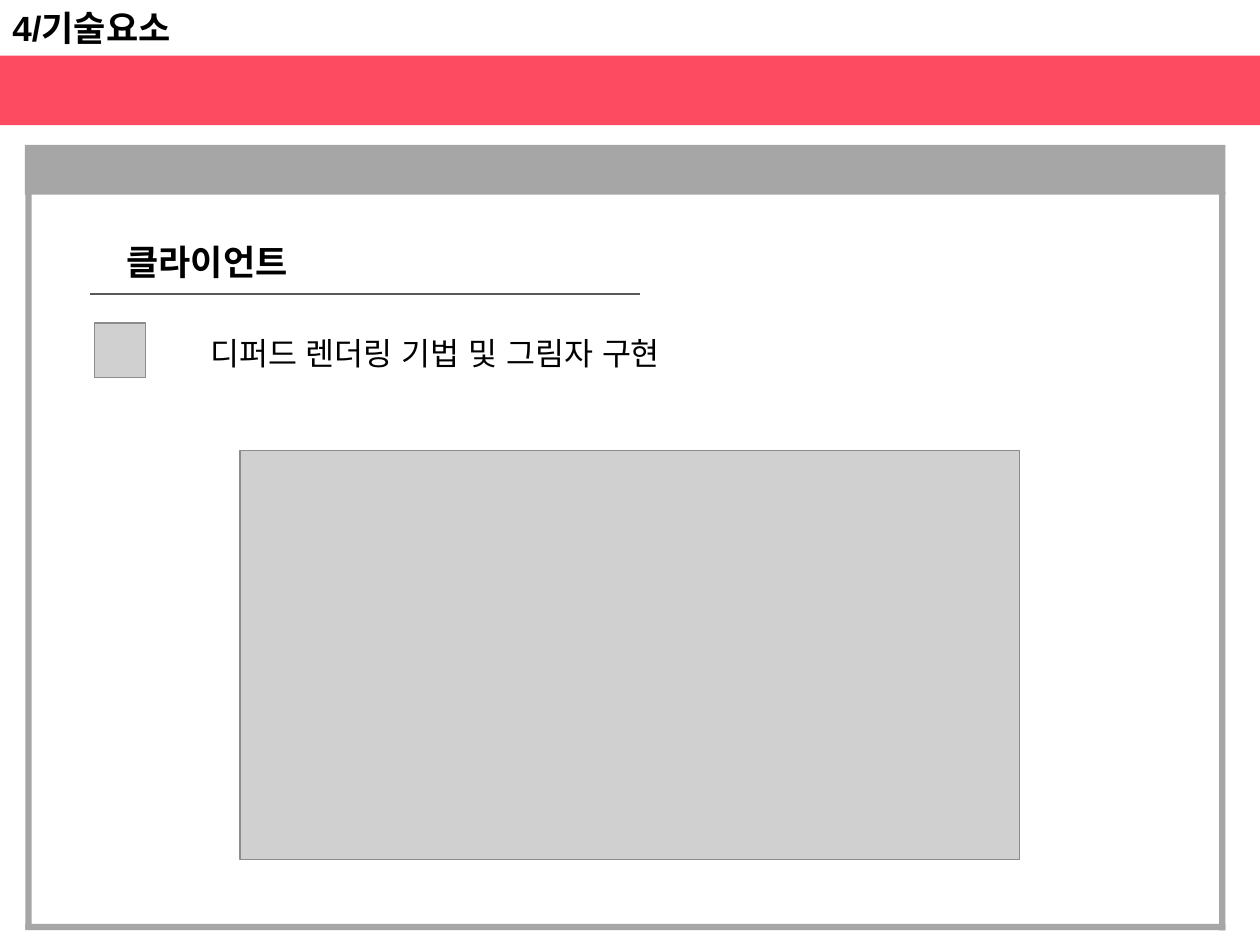
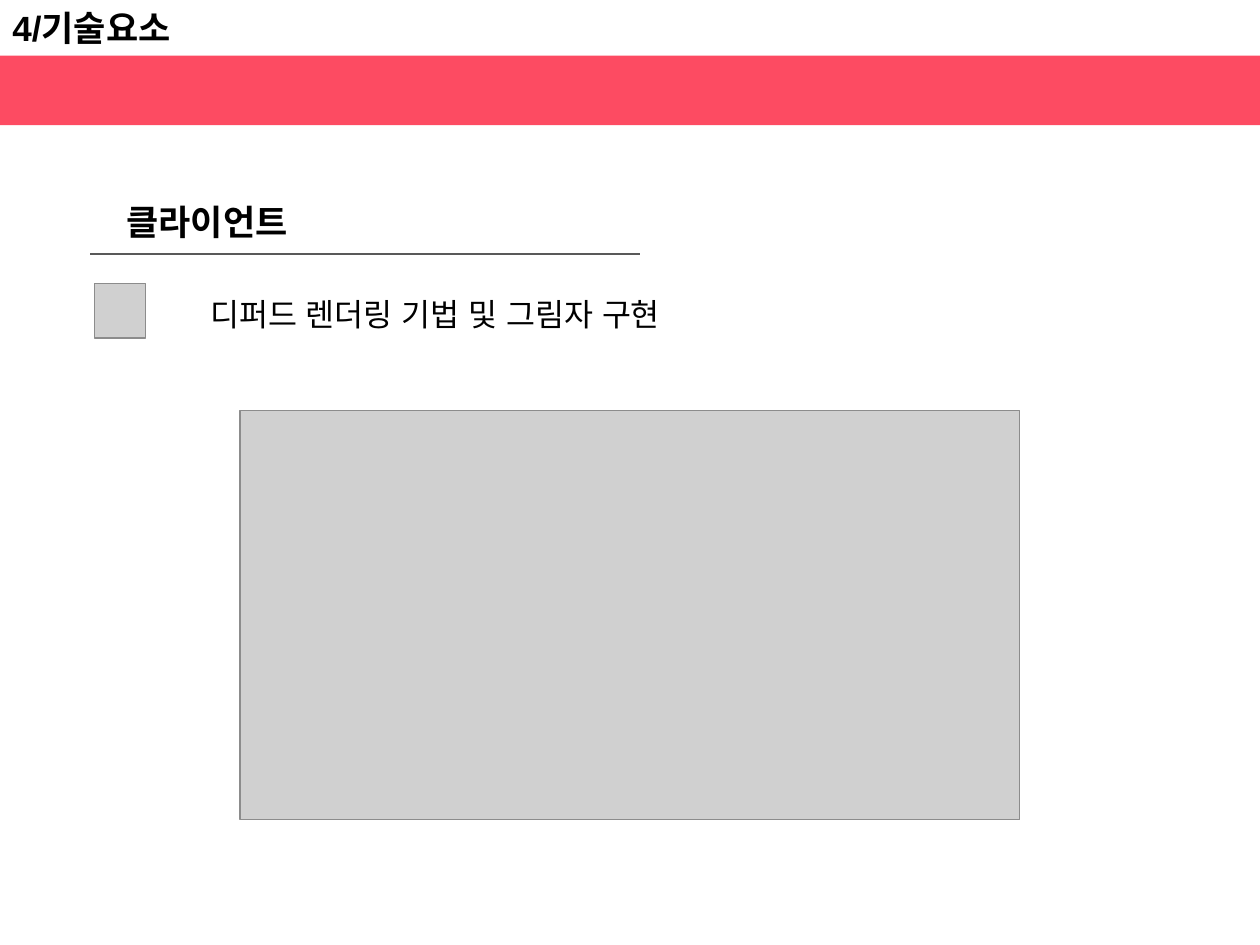
Before and after one commit to haeunjung/Team_Project, a slide deck: slide 10 of 기획문서/게임 제안서.pptx. Drawn at 1260x945 pixels with LibreOffice and Linux fonts; fonts in the diff are those of the drawing; grey boxes stand for pictures. Boxes give left, top, right and bottom in pixels: in the first picture for what was removed or moved away, otherwise in the second. Text is boxed around its words. In the diff, an @@ line names an element or a change of style, - is before the commit and + after.

```diff
--- a/기획문서/게임 제안서.pptx
+++ b/기획문서/게임 제안서.pptx
@@ rectangle removed at bbox=[25, 145, 1226, 194] @@
@@ rectangle removed at bbox=[25, 190, 32, 929] @@
@@ rectangle removed at bbox=[1218, 192, 1225, 930] @@
@@ 2 pictures, 2 texts, 1 line: place and size @@
-2 pictures, 2 texts, 1 line at bbox=[91, 245, 1021, 859]
+2 pictures, 2 texts, 1 line at bbox=[91, 205, 1021, 820]
@@ rectangle removed at bbox=[25, 924, 1225, 930] @@
```
Also in this commit, not shown: 4 other slides changed.
